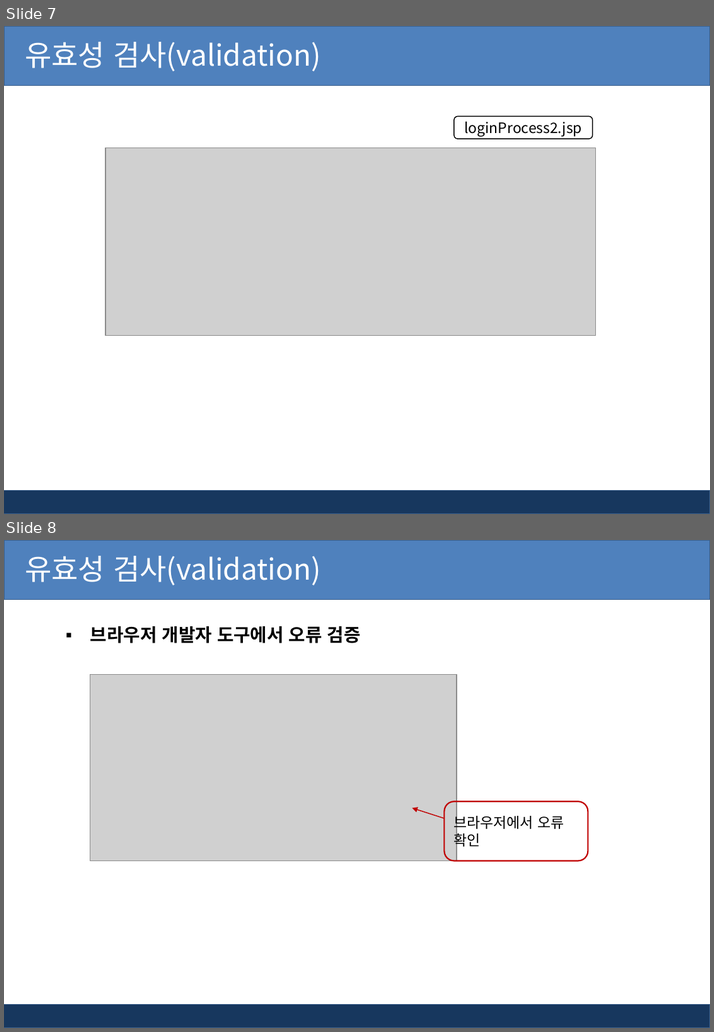
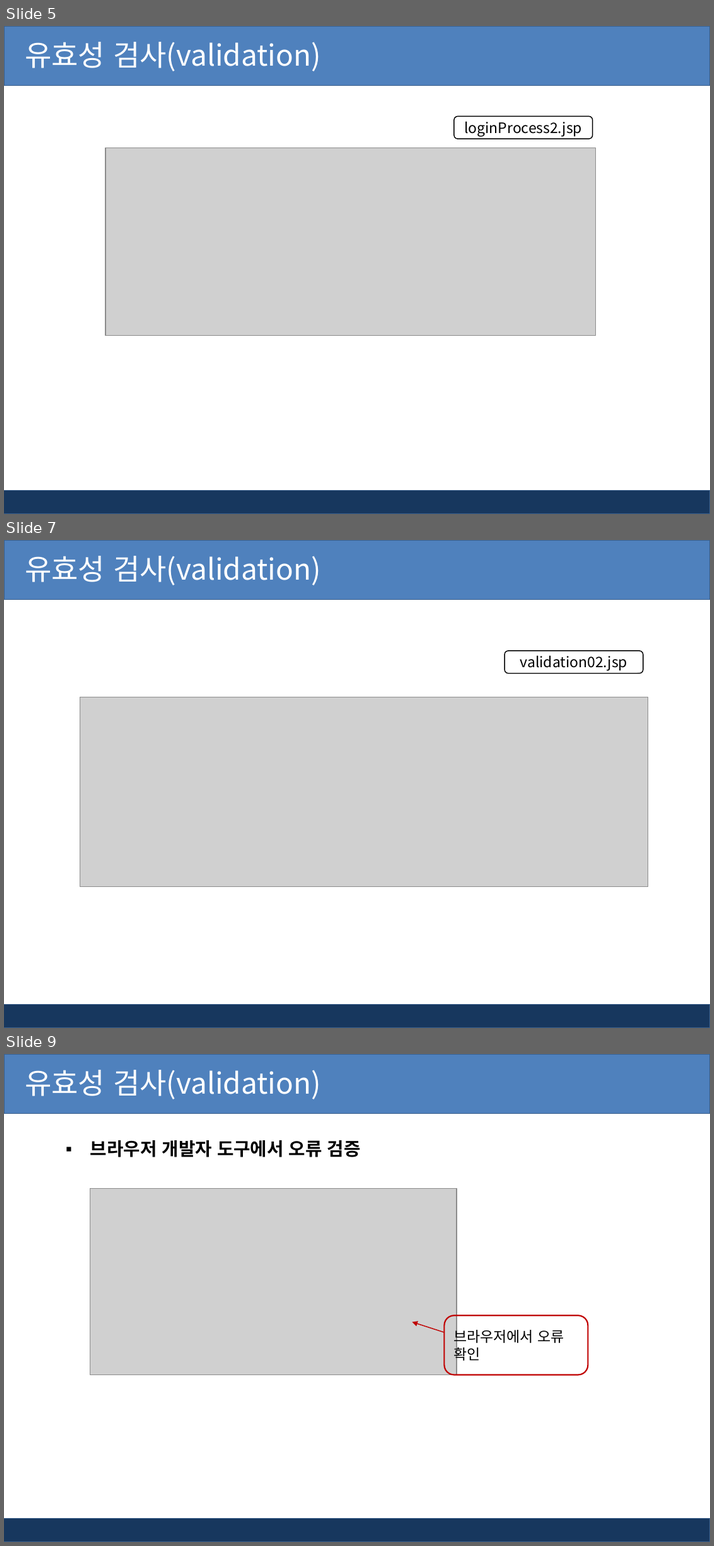
Before and after one commit to kiyongee2/green_project_web, a slide deck: jsp_ppt/6장. jsp 유효성검사와 정규표현식.pptx. Shown one above the other, each under a label of ours: slides 7 and 8 before the commit, slides 5, 7 and 9 after it; the slides between them are not shown. The pictures are 714x1032 and 714x1546 pixels, drawn with LibreOffice and Linux fonts; fonts in the diff are those of the drawing; grey boxes stand for pictures; background and template pictures are left out. Boxes give left, top, right and bottom in pixels: in the first picture for what was removed or moved away, otherwise in the second. Text is boxed around its words. In the diff, an @@ line names an element or a change of style, - is before the commit and + after.

```diff
--- a/jsp_ppt/6장. jsp 유효성검사와 정규표현식.pptx
+++ b/jsp_ppt/6장. jsp 유효성검사와 정규표현식.pptx
@@ slide 7 added at (4,540,710,1028), background #FFFFFF; not listed: 2 template elements that a slide beside it also shows @@
@@ text added at (25,556,321,585), 32 pt, text #FFFFFF @@
+유효성 검사(validation)
@@ rounded rectangle added at (504,651,643,674), outline #000000 1 pt, 16 pt, text #000000 @@
+validation02.jsp
@@ picture added at (80,697,648,886) @@
@@ what was slide 7 is now slide 5 @@
@@ what was slide 8 is now slide 9 @@
```
Also in this commit, not shown: 9 slides changed, 4 slides removed, 16 other files.
